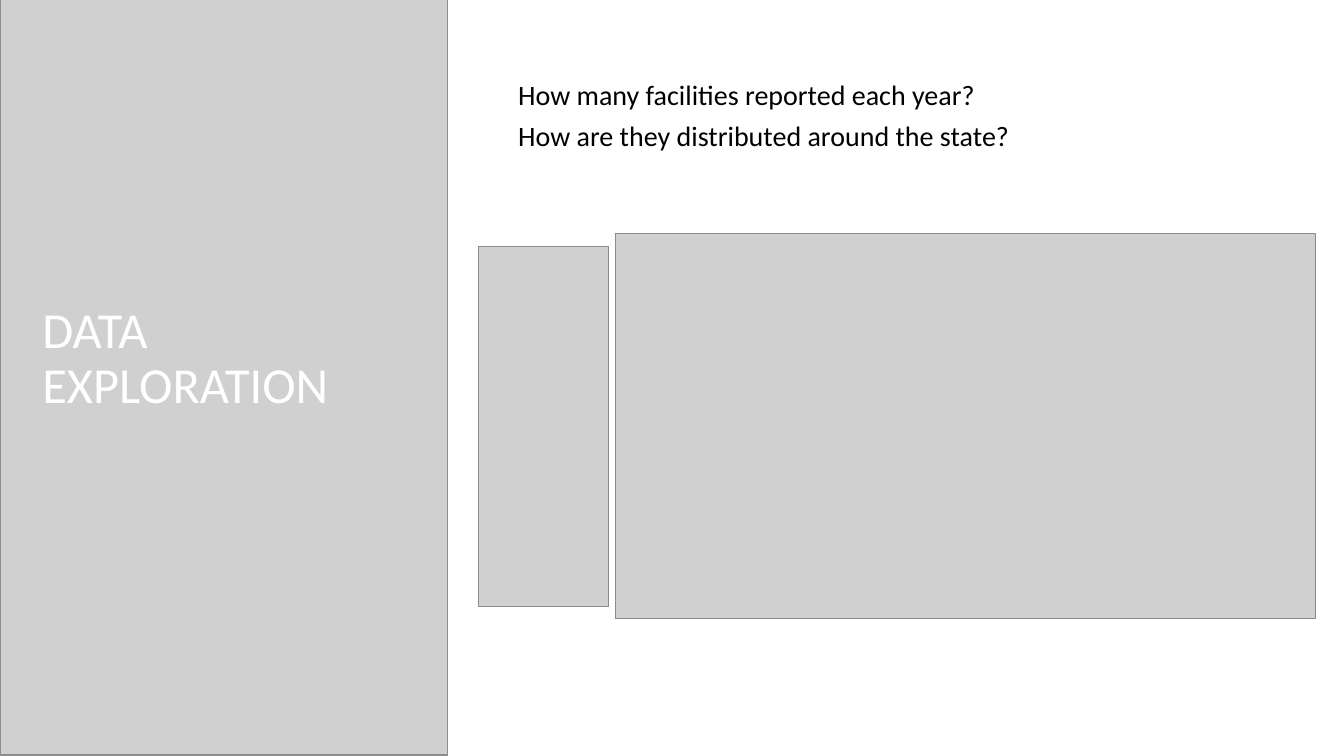
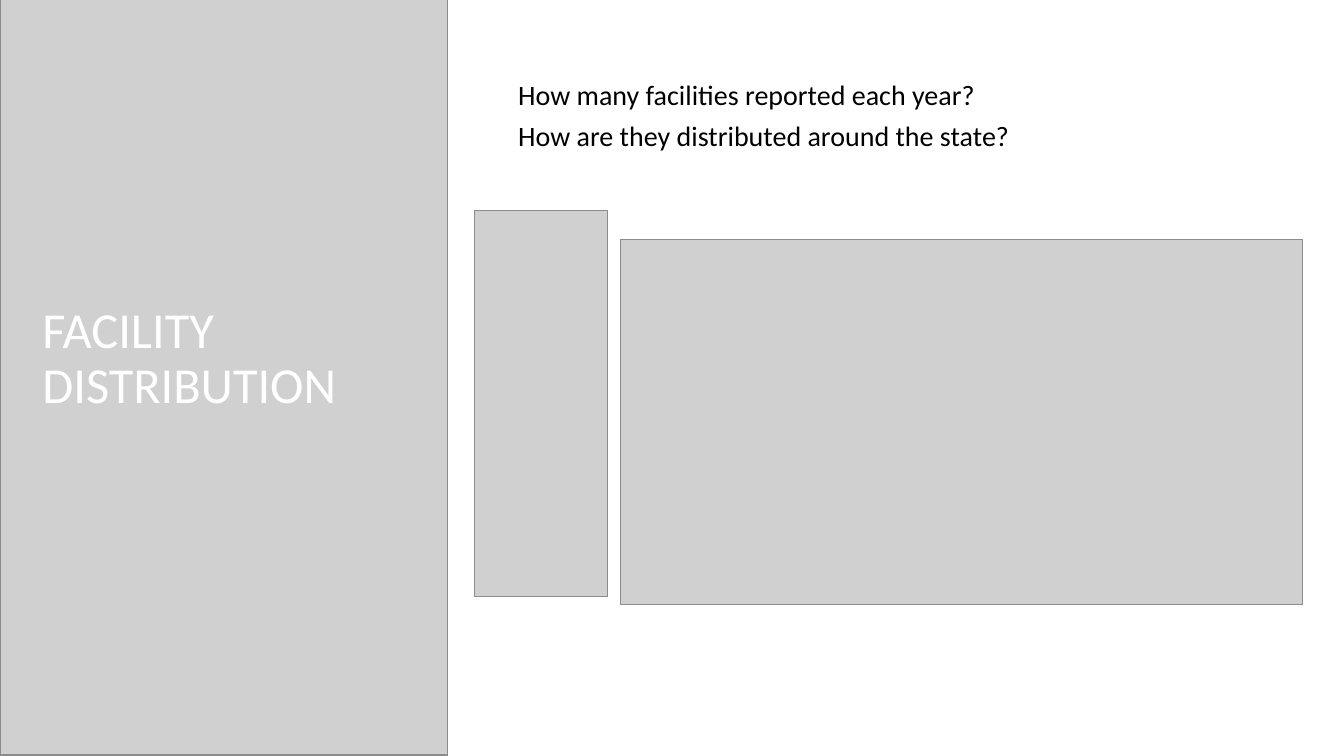
Before and after one commit to bethperry/HAI_Analysis, a slide deck: slide 6 of Hospital Acquired Infections in NY - Analysis and Summary.pptx (slide 7 before the commit). Drawn at 1344x756 pixels with LibreOffice and Linux fonts; fonts in the diff are those of the drawing; grey boxes stand for pictures; background and template pictures are left out. Boxes give left, top, right and bottom in pixels: in the first picture for what was removed or moved away, otherwise in the second. Text is boxed around its words. In the diff, an @@ line names an element or a change of style, - is before the commit and + after.

```diff
--- a/Hospital Acquired Infections in NY - Analysis and Summary.pptx
+++ b/Hospital Acquired Infections in NY - Analysis and Summary.pptx
@@ picture: place and size @@
-picture at [479,246,610,607]
+picture at [475,211,608,597]
@@ picture: place and size @@
-picture at [615,234,1316,619]
+picture at [620,240,1303,604]
@@ title at [42,316,336,403]: text changed @@
-DATA EXPLORATION
+FACILITY DISTRIBUTION
```
Also in this commit, not shown: 11 other slides changed, 2 slides added, 4 slides removed.
